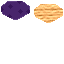
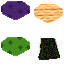
Comparing the layer stacks of the two 64 × 64 images. Changes:
added layer "レイヤー 2 のコピー" above "レイヤー 2 のコピー 5" over [38, 38, 60, 60]
added layer "レイヤー 2 のコピー 5" (1st of 3) above "レイヤー 2 のコピー 3" over [38, 39, 60, 59]
added layer "レイヤー 2 のコピー 5" (2nd of 3) above "レイヤー 2 のコピー 5" over [1, 37, 30, 56]
added layer "レイヤー 2 のコピー 5" (3rd of 3) above "レイヤー 2 のコピー 3" over [2, 40, 29, 56]
